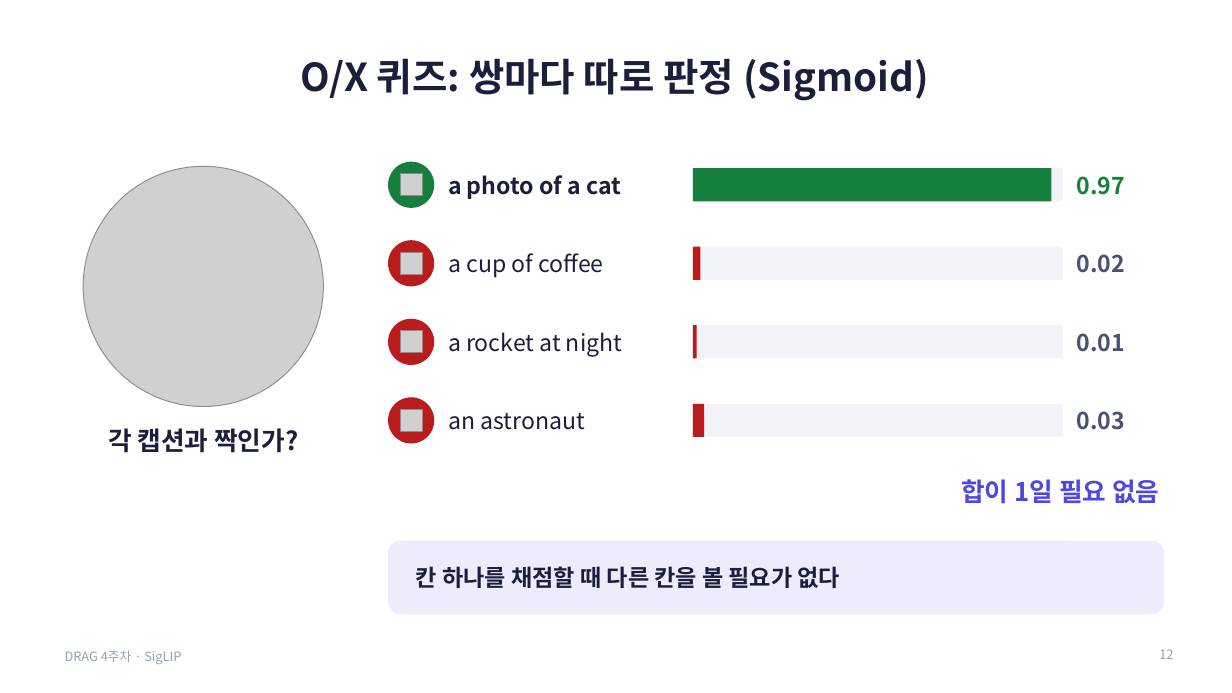
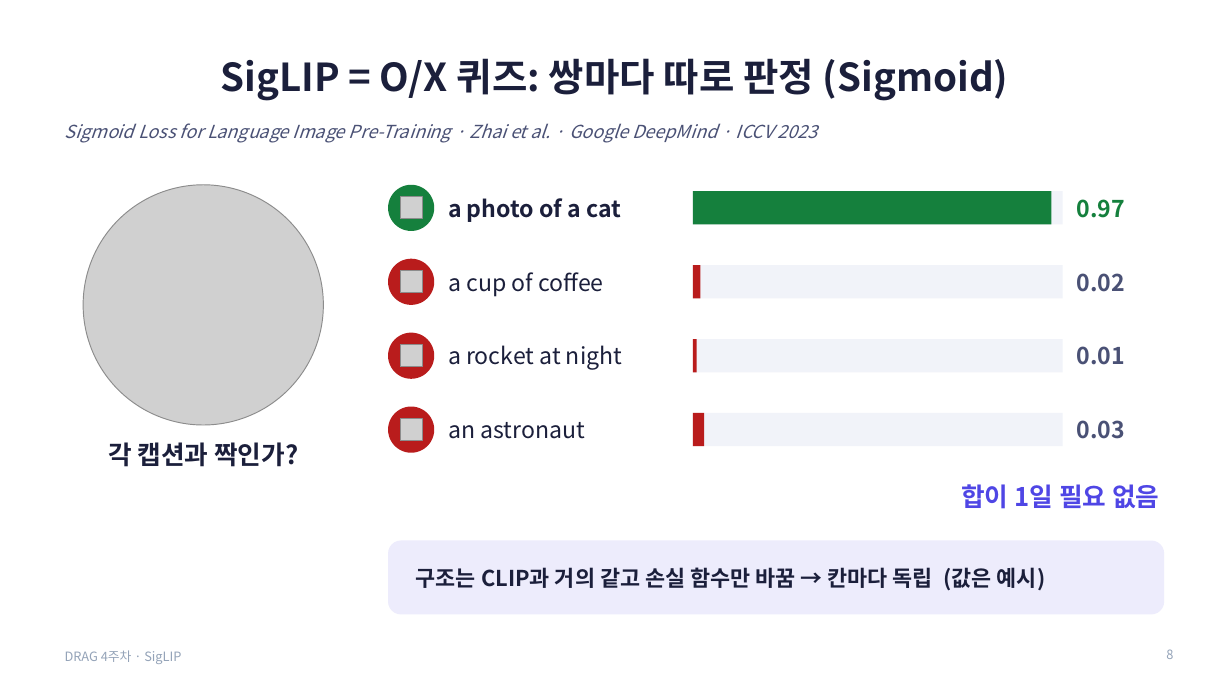
Before and after one commit to gaeun-k/DRAG, a slide deck: slide 8 of week4-siglip/김가은/SigLIP_4주차_발표.pptx (slide 12 before the commit). Drawn at 1232x693 pixels with LibreOffice and Linux fonts; fonts in the diff are those of the drawing; grey boxes stand for pictures. Boxes give left, top, right and bottom in pixels: in the first picture for what was removed or moved away, otherwise in the second. Text is boxed around its words. In the diff, an @@ line names an element or a change of style, - is before the commit and + after.

```diff
--- a/week4-siglip/김가은/SigLIP_4주차_발표.pptx
+++ b/week4-siglip/김가은/SigLIP_4주차_발표.pptx
@@ title at [220,58,1008,101]: text changed @@
-O/X 퀴즈: 쌍마다 따로 판정 (Sigmoid)
+SigLIP = O/X 퀴즈: 쌍마다 따로 판정 (Sigmoid)
@@ text added at [65,123,818,143], 14 pt, text #4A5175, italic @@
+Sigmoid Loss for Language Image Pre-Training · Zhai et al. · Google DeepMind · ICCV 2023
@@ 2 texts, 2 rectangles, 1 picture, 1 ellipse: place and size @@
-2 texts, 2 rectangles, 1 picture, 1 ellipse at [388,162,1124,208]
+2 texts, 2 rectangles, 1 picture, 1 ellipse at [388,185,1124,231]
@@ 2 pictures, 2 texts, 2 rectangles, 1 ellipse: place and size @@
-2 pictures, 2 texts, 2 rectangles, 1 ellipse at [83,166,1124,407]
+2 pictures, 2 texts, 2 rectangles, 1 ellipse at [83,185,1124,425]
@@ 3 texts, 2 rectangles, 1 picture, 1 ellipse: place and size @@
-3 texts, 2 rectangles, 1 picture, 1 ellipse at [108,319,1124,453]
+3 texts, 2 rectangles, 1 picture, 1 ellipse at [108,333,1124,467]
@@ 2 texts, 2 rectangles, 1 picture, 1 ellipse: place and size @@
-2 texts, 2 rectangles, 1 picture, 1 ellipse at [388,397,1124,444]
+2 texts, 2 rectangles, 1 picture, 1 ellipse at [388,407,1124,453]
@@ text "합이 1일 필요 없음": place and size @@
-text "합이 1일 필요 없음" at [961,479,1159,504]
+text "합이 1일 필요 없음" at [961,484,1159,509]
@@ text at [416,567,1046,591]: text changed; size 18 to 17 pt @@
-칸 하나를 채점할 때 다른 칸을 볼 필요가 없다
+구조는 CLIP과 거의 같고 손실 함수만 바꿈 → 칸마다 독립 (값은 예시)
@@ page number at [1166,649,1173,659]: text changed @@
-12
+8
```
Also in this commit, not shown: 12 other slides changed, 5 slides added, 17 slides removed.
